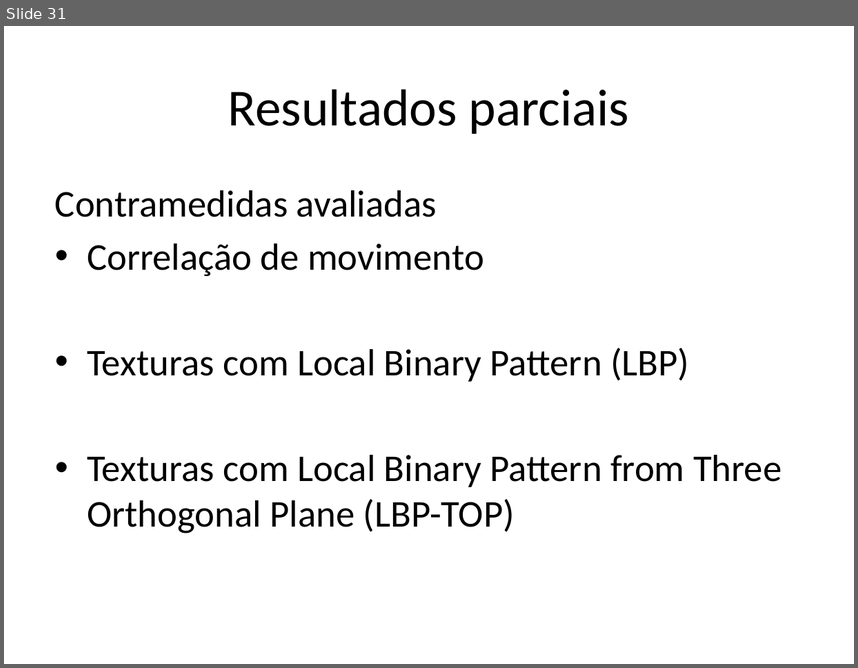
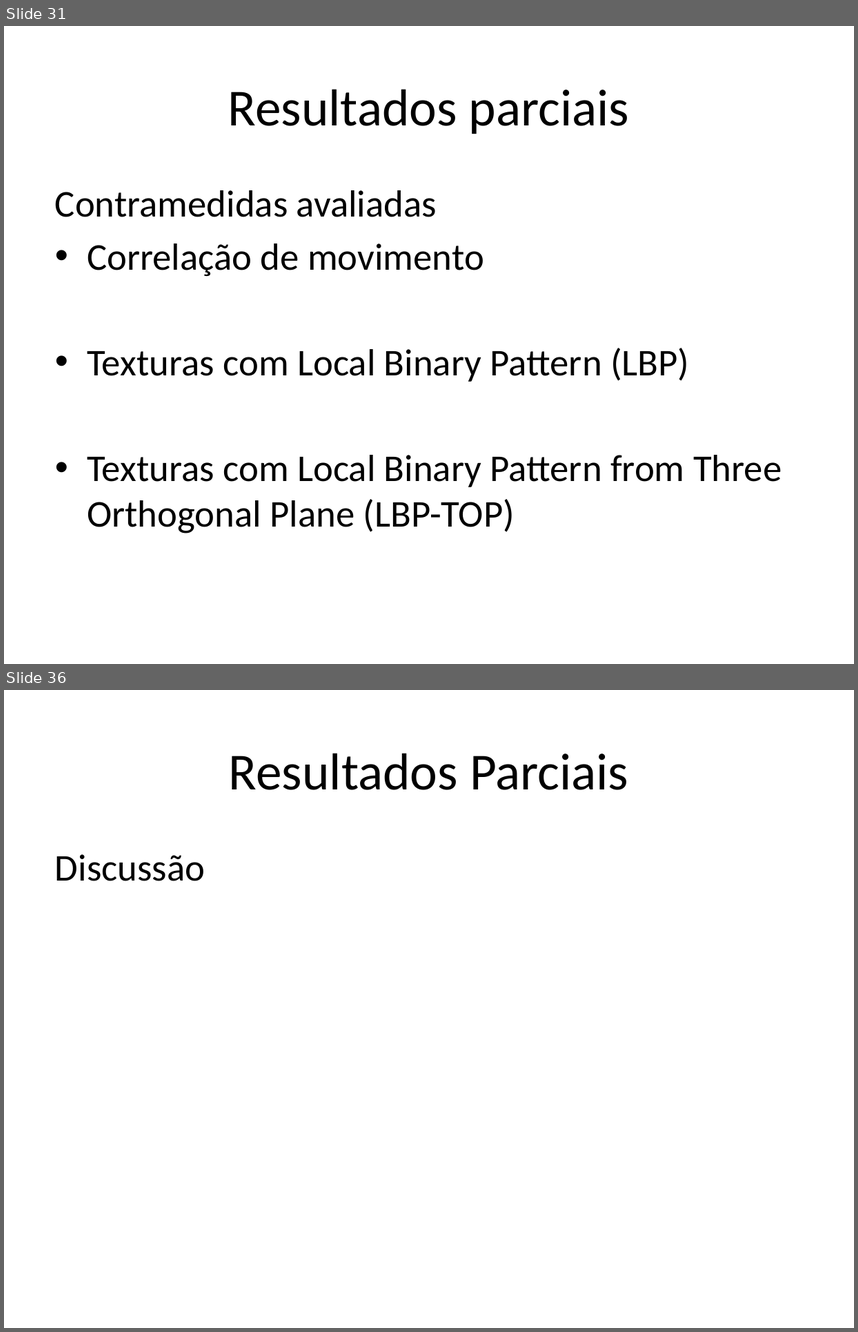
Before and after one commit to tiagofrepereira2012/masters_thesis, a slide deck: qualification/presentation/Presentation.pptx. Shown one above the other, each under a label of ours: slide 31 before the commit, slides 31 and 36 after it; the slides between them are not shown. The pictures are 858x668 and 858x1332 pixels, drawn with LibreOffice and Linux fonts; fonts in the diff are those of the drawing. Boxes give left, top, right and bottom in pixels: in the first picture for what was removed or moved away, otherwise in the second. Text is boxed around its words. In the diff, an @@ line names an element or a change of style, - is before the commit and + after.

```diff
--- a/qualification/presentation/Presentation.pptx
+++ b/qualification/presentation/Presentation.pptx
@@ slide 36 added at (x1=4, y1=690, x2=854, y2=1328), background #FFFFFF @@
@@ title added at (x1=229, y1=753, x2=628, y2=790), 44 pt, text #000000 @@
+Resultados Parciais
@@ text added at (x1=55, y1=854, x2=205, y2=881), 32 pt, text #000000 @@
+Discussão
```
Also in this commit, not shown: 10 slides changed, 6 other slides added, 2 slides removed.
